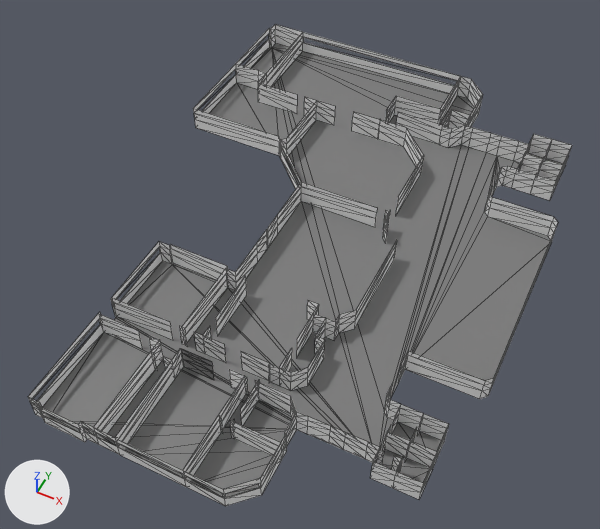
A saved change to the glTF model models/all/A/Erdgeschoss/model.glb.
Camera for both pictures: a 50 mm lens placed at (42.8, -4.6, 64.4), pointed at (16.1, 48.7, -2.3). Lighting does not change. The marker at lower left points along +X, +Y and +Z. The older version comes first. Mesh edges are drawn as thin lines.
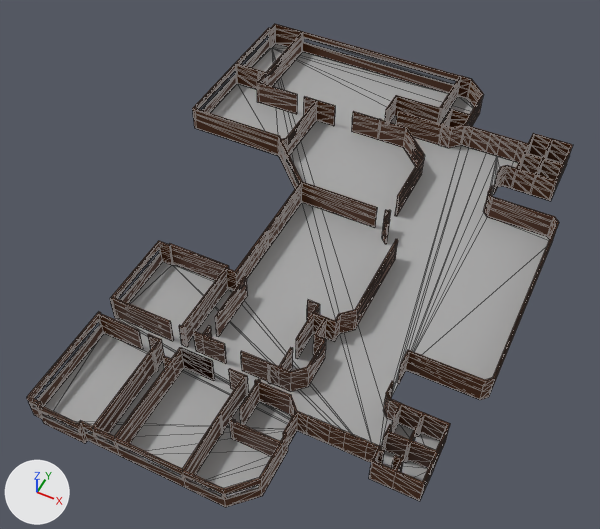
The newer file is also turned or shifted as a whole; pictures and numbers use the older file's frame.

Patch to the scene script:
```diff
--- a/models/all/A/Erdgeschoss/model.glb.py
+++ b/models/all/A/Erdgeschoss/model.glb.py
@@ mat_material_001 @@
 mat_material_001 = principled_material('Material.001')
-mat_material_001.base_color = (0.943, 0.943, 0.943)  # white #f9f9f9
+mat_material_001.base_color = (0.0807, 0.0208, 0.00114)  # brown #502804
@@ mat_floor @@
 mat_floor = principled_material('floor')
-mat_floor.base_color = (0.197, 0.197, 0.197)  # grey #7b7b7b
+mat_floor.base_color = (0.396, 0.396, 0.396)  # grey #a9a9a9
@@ me_plane_221 @@
+me_plane_221.from_pydata(...)  # 1840 vertices, 3662 faces; spans x -53.8..-8.8, y -35.8..27.4, z 0.0..3.0
+# faces by material slot: [3610, 52]
+me_plane_221.materials.append(mat_material_001)  # brown #502804
+me_plane_221.materials.append(mat_material_002)  # grey #7b7b7b
@@ ob_plane_004 @@
-ob_plane_004 = bpy.data.objects.new('Plane.004', me_plane_008)
-ob_plane_004.location = (48.3, 56.1, -1.5)
@@ ob_plane_027 @@
+ob_plane_027 = bpy.data.objects.new('Plane.027', me_plane_221)
+ob_plane_027.location = (48.3, 56.1, -1.5)
```

Changed parts and their boxes (x1, y1, x2, y2) in the pictures (600 x 529 px):
'Plane.007', recoloured: (44, 44, 561, 488) in both
'Plane.027', added: after (26, 24, 573, 507)
    faces in mat_material_001 (brown #502804): (26, 24, 573, 507)
    faces in mat_material_002 (grey #7b7b7b): (31, 35, 456, 499)
'Plane.004', deleted: before (28, 24, 572, 506)
    faces in mat_material_001 (white #f9f9f9): (28, 24, 572, 506)
    faces in mat_material_002 (grey #7b7b7b): (32, 34, 457, 498)
